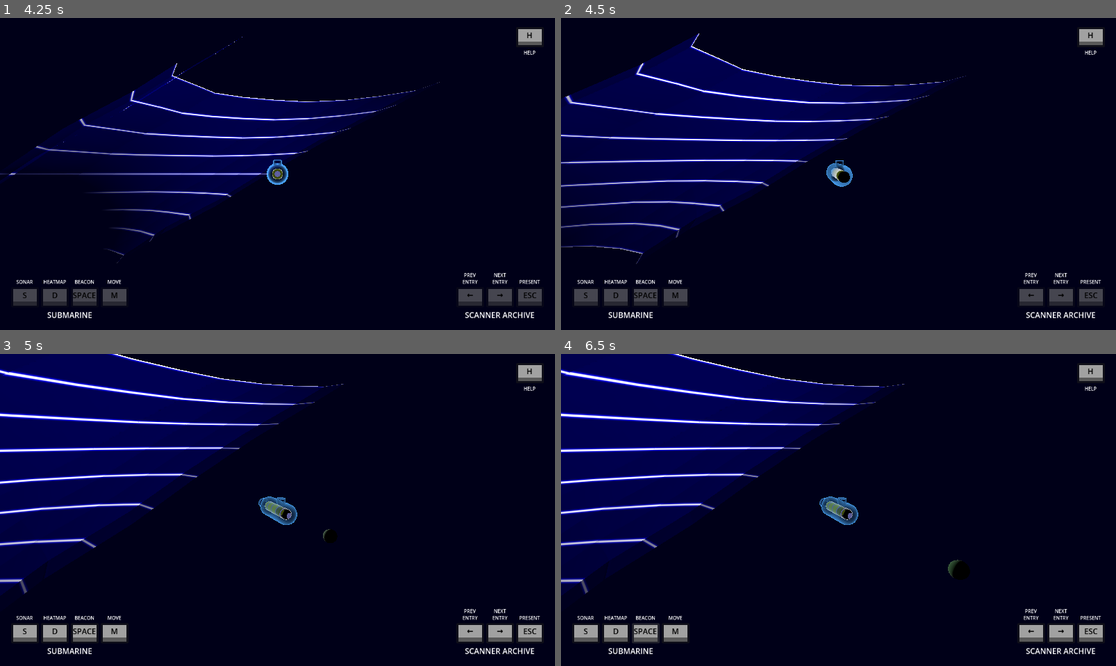
Above: before the commit, frames 1-4 (two rows, left to right).
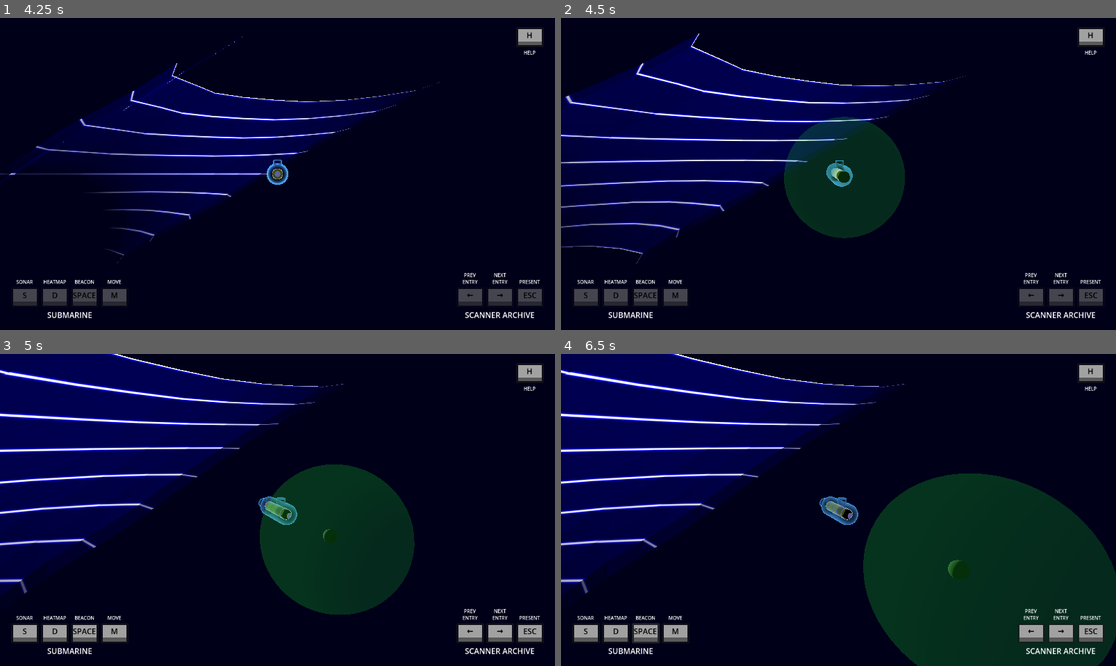
Above: after the commit, the same moments.

Repository: squirrelsoftcompany/LD57
Game: Godot game, scene res://Scenes/test_scene.tscn
The game is run twice, just before and just after one commit, with the same random seed, the same clock (stepped at 60 frames per second) and the same inputs.
Inputs (mouse positions are in pixels of both pictures, inside the frame that each line leads up to):
- Up to frame 1 (4.25 s): click "H" at 0.5 s; click "H" at 1.25 s; click "H" at 2 s; click "S" at 2.75 s; tap Enter at 3.5 s; move the mouse to (399, 158) at 3.52 s; hold Space (mi_launch) from 3.53 s (still down); click (399, 158) at 3.67 s
- Up to frame 2 (4.5 s): release Space (mi_launch) at 4.25 s; drag from (727, 189) to (810, 236) at 4.27 s
- Up to frame 3 (5 s): no input
- Up to frame 4 (6.5 s): click "D" at 5 s; click "SPACE" at 5.75 s

Frame 1 is identical in both runs. In frame 2, 6.6% of the frame differs, in the area x 40-62%, y 31-71%; in frame 3, 11%; in frame 4, 22%, in the area x 54-100%, y 38-100%.

Commit message:
Update beacons

Diff:
--- a/Material/Shader/beacon.tres
+++ b/Material/Shader/beacon.tres
@@ -21,7 +21,6 @@
 
 }
 "
-graph_offset = Vector2(-516.19, -108.47)
 nodes/fragment/2/node = SubResource("VisualShaderNodeColorConstant_g2p2t")
 nodes/fragment/2/position = Vector2(-60, 180)
 nodes/fragment/connections = PackedInt32Array(2, 0, 0, 0)
--- a/Shaders/beacon_area.tres
+++ b/Material/Shader/beacon_area.tres
@@ -43,11 +43,6 @@
 [sub_resource type="VisualShaderNodeColorConstant" id="VisualShaderNodeColorConstant_4qiy3"]
 expanded_output_ports = [0]
 constant = Color(0.114258, 0.8125, 0.194205, 1)
-
-[sub_resource type="VisualShaderNodeFloatOp" id="VisualShaderNodeFloatOp_4qiy3"]
-output_port_for_preview = 0
-default_input_values = [0, 1.0, 1, 0.8]
-operator = 2
 
 [sub_resource type="VisualShaderNodeVectorOp" id="VisualShaderNodeVectorOp_onmgi"]
 output_port_for_preview = 0
@@ -140,11 +135,16 @@
 
 [sub_resource type="VisualShaderNodeFloatOp" id="VisualShaderNodeFloatOp_bu8fi"]
 output_port_for_preview = 0
+default_input_values = [0, 0.0, 1, 0.2]
+operator = 7
+
+[sub_resource type="VisualShaderNodeFloatOp" id="VisualShaderNodeFloatOp_e58b3"]
+output_port_for_preview = 0
 default_input_values = [0, 0.0, 1, 0.4]
-operator = 7
-
-[sub_resource type="VisualShaderNodeFloatOp" id="VisualShaderNodeFloatOp_e58b3"]
+
+[sub_resource type="VisualShaderNodeFloatOp" id="VisualShaderNodeFloatOp_nlb8o"]
 default_input_values = [0, 0.0, 1, 0.5]
+operator = 2
 
 [sub_resource type="VisualShaderNodeVectorOp" id="VisualShaderNodeVectorOp_bu8fi"]
 output_port_for_preview = 0
@@ -154,7 +154,7 @@
 
 [resource]
 code = "shader_type spatial;
-render_mode blend_add, depth_draw_opaque, cull_back, diffuse_toon, specular_disabled, shadow_to_opacity;
+render_mode blend_add, depth_draw_never, cull_back, diffuse_toon, specular_disabled, alpha_to_coverage;
 
 
 
@@ -168,12 +168,17 @@
 	float n_out17p0 = TIME;
 
 
+// FloatOp:57
+	float n_in57p1 = 0.50000;
+	float n_out57p0 = n_out17p0 * n_in57p1;
+
+
 // FloatFunc:18
-	float n_out18p0 = sin(n_out17p0);
+	float n_out18p0 = sin(n_out57p0);
 
 
 // FloatOp:56
-	float n_in56p1 = 0.50000;
+	float n_in56p1 = 0.40000;
 	float n_out56p0 = n_out18p0 + n_in56p1;
 
 
@@ -186,34 +191,32 @@
 	vec2 n_out9p0 = vec2(n_out2p0.xy) * vec2(n_out35p0);
 
 
-// FloatOp:20
-	float n_in20p0 = 1.00000;
-	float n_out20p0 = n_in20p0 * n_out56p0;
-
-
 // FloatOp:54
-	float n_in54p1 = 0.40000;
-	float n_out54p0 = min(n_out20p0, n_in54p1);
+	float n_in54p1 = 0.20000;
+	float n_out54p0 = min(n_out56p0, n_in54p1);
 
 
 // Output:0
 	ALBEDO = vec3(n_out9p0, 0.0);
 	ALPHA = n_out54p0;
+	EMISSION = vec3(n_out2p0.xyz);
 
 
 }
 "
+graph_offset = Vector2(-529.933, 113.12)
 modes/blend = 1
+modes/depth_draw = 2
 modes/diffuse = 3
 modes/specular = 2
-flags/shadow_to_opacity = true
+flags/alpha_to_coverage = true
 nodes/fragment/0/position = Vector2(440, 100)
 nodes/fragment/2/node = SubResource("VisualShaderNodeColorConstant_4qiy3")
 nodes/fragment/2/position = Vector2(-400, -40)
 nodes/fragment/4/node = SubResource("VisualShaderNodeInput_bu8fi")
 nodes/fragment/4/position = Vector2(-5480, -700)
 nodes/fragment/9/node = SubResource("VisualShaderNodeVectorOp_bu8fi")
-nodes/fragment/9/position = Vector2(20, 180)
+nodes/fragment/9/position = Vector2(-20, 220)
 nodes/fragment/11/node = SubResource("VisualShaderNodeVectorFunc_bbbir")
 nodes/fragment/11/position = Vector2(-5040, -740)
 nodes/fragment/12/node = SubResource("VisualShaderNodeVectorOp_e58b3")
@@ -227,11 +230,9 @@
 nodes/fragment/16/node = SubResource("VisualShaderNodeFloatOp_bbbir")
 nodes/fragment/16/position = Vector2(-1740, 300)
 nodes/fragment/17/node = SubResource("VisualShaderNodeInput_4qiy3")
-nodes/fragment/17/position = Vector2(-1900, 1020)
+nodes/fragment/17/position = Vector2(-2200, 1120)
 nodes/fragment/18/node = SubResource("VisualShaderNodeFloatFunc_bbbir")
-nodes/fragment/18/position = Vector2(-1460, 1080)
-nodes/fragment/20/node = SubResource("VisualShaderNodeFloatOp_4qiy3")
-nodes/fragment/20/position = Vector2(-640, 1220)
+nodes/fragment/18/position = Vector2(-1540, 1060)
 nodes/fragment/22/node = SubResource("VisualShaderNodeVectorOp_onmgi")
 nodes/fragment/22/position = Vector2(-4320, -740)
 nodes/fragment/23/node = SubResource("VisualShaderNodeInput_63xex")
@@ -279,7 +280,9 @@
 nodes/fragment/53/node = SubResource("VisualShaderNodeFloatOp_vmxb8")
 nodes/fragment/53/position = Vector2(-3540, 1140)
 nodes/fragment/54/node = SubResource("VisualShaderNodeFloatOp_bu8fi")
-nodes/fragment/54/position = Vector2(-120, 680)
+nodes/fragment/54/position = Vector2(-280, 960)
 nodes/fragment/56/node = SubResource("VisualShaderNodeFloatOp_e58b3")
-nodes/fragment/56/position = Vector2(-940, 720)
-nodes/fragment/connections = PackedInt32Array(2, 0, 9, 0, 11, 0, 12, 0, 13, 0, 12, 1, 23, 1, 26, 0, 23, 2, 26, 1, 12, 0, 14, 0, 14, 0, 22, 0, 30, 0, 15, 0, 22, 2, 29, 0, 22, 1, 28, 0, 4, 0, 11, 0, 26, 0, 28, 1, 31, 0, 32, 0, 9, 0, 0, 0, 32, 0, 37, 0, 29, 0, 30, 1, 38, 0, 39, 0, 28, 0, 30, 0, 15, 0, 38, 0, 15, 0, 39, 2, 40, 0, 42, 0, 41, 0, 42, 1, 39, 0, 31, 0, 37, 0, 43, 0, 43, 0, 16, 0, 42, 0, 50, 0, 50, 0, 51, 0, 49, 0, 51, 1, 45, 0, 50, 1, 51, 0, 52, 0, 48, 0, 52, 1, 45, 0, 48, 1, 49, 0, 48, 0, 52, 0, 53, 0, 53, 0, 43, 1, 35, 0, 9, 1, 54, 0, 0, 1, 20, 0, 54, 0, 17, 0, 18, 0, 18, 0, 56, 0, 56, 0, 35, 0, 56, 0, 20, 1)
+nodes/fragment/56/position = Vector2(-1020, 740)
+nodes/fragment/57/node = SubResource("VisualShaderNodeFloatOp_nlb8o")
+nodes/fragment/57/position = Vector2(-1820, 1060)
+nodes/fragment/connections = PackedInt32Array(2, 0, 9, 0, 11, 0, 12, 0, 13, 0, 12, 1, 23, 1, 26, 0, 23, 2, 26, 1, 12, 0, 14, 0, 14, 0, 22, 0, 30, 0, 15, 0, 22, 2, 29, 0, 22, 1, 28, 0, 4, 0, 11, 0, 26, 0, 28, 1, 31, 0, 32, 0, 32, 0, 37, 0, 29, 0, 30, 1, 38, 0, 39, 0, 28, 0, 30, 0, 15, 0, 38, 0, 15, 0, 39, 2, 40, 0, 42, 0, 41, 0, 42, 1, 39, 0, 31, 0, 37, 0, 43, 0, 43, 0, 16, 0, 42, 0, 50, 0, 50, 0, 51, 0, 49, 0, 51, 1, 45, 0, 50, 1, 51, 0, 52, 0, 48, 0, 52, 1, 45, 0, 48, 1, 49, 0, 48, 0, 52, 0, 53, 0, 53, 0, 43, 1, 35, 0, 9, 1, 54, 0, 0, 1, 18, 0, 56, 0, 56, 0, 35, 0, 2, 0, 0, 5, 9, 0, 0, 0, 17, 0, 57, 0, 57, 0, 18, 0, 56, 0, 54, 0)
--- /dev/null
+++ b/Material/beacon_aura.tres
@@ -0,0 +1,7 @@
+[gd_resource type="ShaderMaterial" load_steps=2 format=3 uid="uid://jgi582a0qnub"]
+
+[ext_resource type="Shader" uid="uid://dxtkql3acyfdt" path="res://Material/Shader/beacon_area.tres" id="1_bu602"]
+
+[resource]
+render_priority = 0
+shader = ExtResource("1_bu602")
--- a/Scenes/beacon.tscn
+++ b/Scenes/beacon.tscn
@@ -1,21 +1,17 @@
-[gd_scene load_steps=9 format=3 uid="uid://wbh2ygobh5qw"]
+[gd_scene load_steps=8 format=3 uid="uid://wbh2ygobh5qw"]
 
 [ext_resource type="Script" uid="uid://bn41p57iyfsnc" path="res://Scripts/beacon.gd" id="1_q0lr3"]
 [ext_resource type="Material" uid="uid://dnkb66whei130" path="res://Material/beacon.tres" id="2_m62sl"]
 [ext_resource type="AudioStream" uid="uid://dcsab8fh063bq" path="res://SFX/Beacon_launch.mp3" id="3_m62sl"]
-[ext_resource type="Shader" uid="uid://dxtkql3acyfdt" path="res://Shaders/beacon_area.tres" id="3_q0lr3"]
+[ext_resource type="Material" uid="uid://jgi582a0qnub" path="res://Material/beacon_aura.tres" id="3_q0lr3"]
 
 [sub_resource type="SphereShape3D" id="SphereShape3D_xx8nj"]
 
 [sub_resource type="SphereMesh" id="SphereMesh_m62sl"]
 material = ExtResource("2_m62sl")
 
-[sub_resource type="ShaderMaterial" id="ShaderMaterial_m62sl"]
-render_priority = 40
-shader = ExtResource("3_q0lr3")
-
 [sub_resource type="SphereMesh" id="SphereMesh_gqavp"]
-material = SubResource("ShaderMaterial_m62sl")
+material = ExtResource("3_q0lr3")
 
 [node name="Beacon" type="RigidBody3D"]
 collision_layer = 8
@@ -32,6 +28,8 @@
 
 [node name="MeshInstance3D" type="MeshInstance3D" parent="MeshInstance3D"]
 transform = Transform3D(10, 0, 0, 0, 10, 0, 0, 0, 10, 0, 0, 0)
+material_override = ExtResource("3_q0lr3")
+cast_shadow = 0
 mesh = SubResource("SphereMesh_gqavp")
 
 [node name="Area3D" type="Area3D" parent="." groups=["Beacon"]]
--- a/Scenes/submarine.tscn
+++ b/Scenes/submarine.tscn
@@ -108,7 +108,6 @@
 
 [node name="BonkSound" type="AudioStreamPlayer" parent="."]
 stream = ExtResource("6_a07w3")
-bus = &"SFX"
 
 [connection signal="area_entered" from="Area3D" to="." method="_on_area_entered"]
 [connection signal="body_entered" from="InnerBody" to="." method="_on_innerBody_body_entered"]
